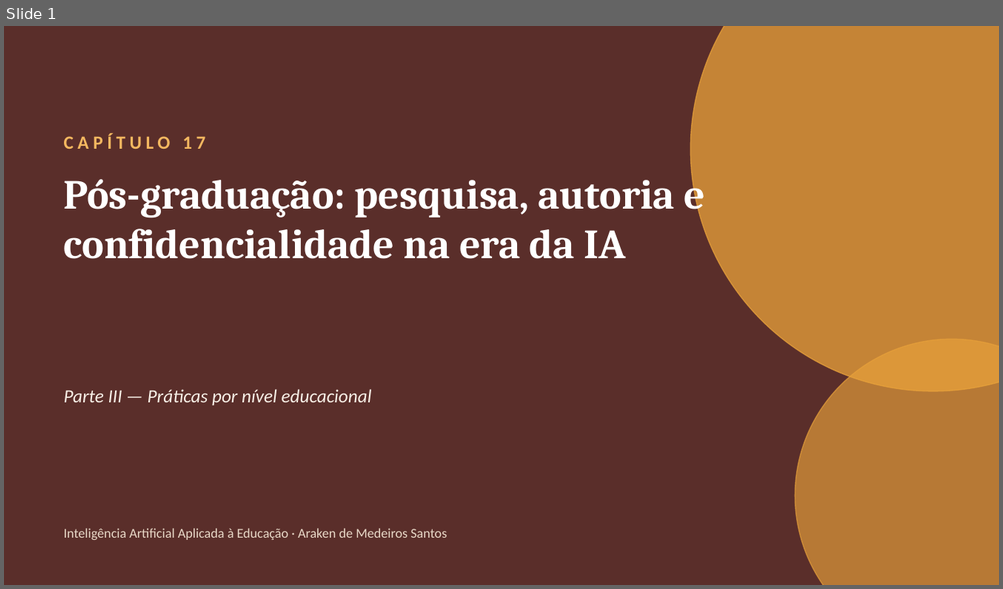
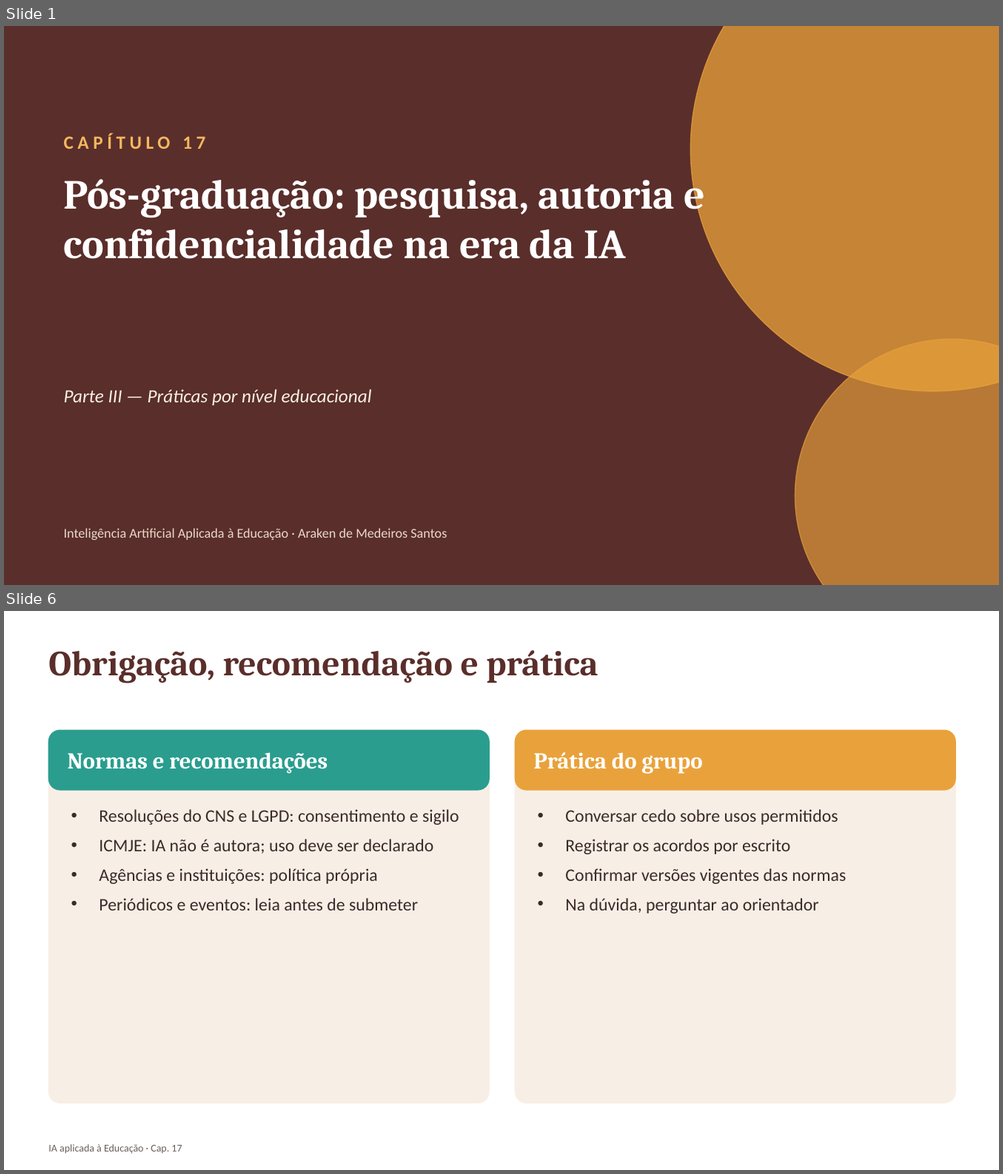
Before and after one commit to arakenmedeiros/claude, a slide deck: livro_ia_educacao/saida/pptx/Cap17_slides.pptx. Shown one above the other, each under a label of ours: slide 1 before the commit, slides 1 and 6 after it; the slides between them are not shown. The pictures are 1003x589 and 1003x1174 pixels, drawn with LibreOffice and Linux fonts; fonts in the diff are those of the drawing. Boxes give left, top, right and bottom in pixels: in the first picture for what was removed or moved away, otherwise in the second. Text is boxed around its words. In the diff, an @@ line names an element or a change of style, - is before the commit and + after.

```diff
--- a/livro_ia_educacao/saida/pptx/Cap17_slides.pptx
+++ b/livro_ia_educacao/saida/pptx/Cap17_slides.pptx
@@ slide 6 added at [4, 611, 999, 1170], background #FFFFFF @@
@@ text added at [48, 650, 597, 684], 34 pt, text #5A2E2A, bold @@
+Obrigação, recomendação e prática
@@ rounded rectangle added at [48, 730, 489, 1103], fill #F7EFE6, outline #F7EFE6 1 pt @@
@@ rounded rectangle added at [48, 730, 489, 790], fill #2A9D8F, outline #2A9D8F 1 pt @@
@@ rounded rectangle added at [515, 730, 956, 1103], fill #F7EFE6, outline #F7EFE6 1 pt @@
@@ rounded rectangle added at [515, 730, 956, 790], fill #E9A23B, outline #E9A23B 1 pt @@
@@ text added at [68, 752, 327, 774], 22 pt, text #FFFFFF, bold @@
+Normas e recomendações
@@ text added at [534, 752, 702, 774], 22 pt, text #FFFFFF, bold @@
+Prática do grupo
@@ text added at [99, 809, 458, 911], 17 pt, text #3B2A2A @@
+• Resoluções do CNS e LGPD: consentimento e sigilo
+• ICMJE: IA não é autora; uso deve ser declarado
+• Agências e instituições: política própria
+• Periódicos e eventos: leia antes de submeter
@@ text added at [565, 809, 845, 914], 17 pt, text #3B2A2A @@
+• Conversar cedo sobre usos permitidos
+• Registrar os acordos por escrito
+• Confirmar versões vigentes das normas
+• Na dúvida, perguntar ao orientador
@@ text added at [48, 1145, 182, 1154], 10 pt, text #6B5F59 @@
+IA aplicada à Educação · Cap. 17
```
Also in this commit, not shown: 9 slides changed, 12 other slides added, 3 slides removed, 42 other files.
